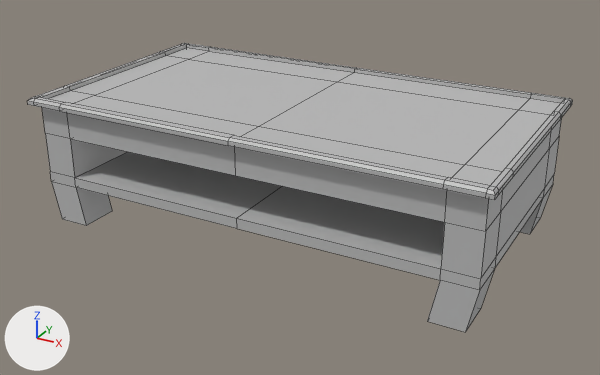
The FBX model Assets/Models/Static Mesh/STM_CoffeeTable.fbx as it was, and as the next commit left it.
Before and after are seen from a 50 mm lens placed at (1.93, -3.52, 1.5), pointed at (0.02, -0.05, -0.23). Lighting does not change. The marker at lower left points along +X, +Y and +Z. Mesh edges are drawn as thin lines. Where no turn or scale is listed for an object, it has been applied to the vertices. Vertices at the same position are counted once.

The older version as bpy lines, for what is in view:
```python
me_mesh = bpy.data.meshes.new('Mesh')
me_mesh.from_pydata(...)  # 178 vertices, 182 faces; spans x -1.21..1.2, y -0.67..0.66, z -0.44..0.23
me_mesh.materials.append(mat_lambert1)  # grey #bcbcbc
ob_pcube84 = bpy.data.objects.new('pCube84', me_mesh)
ob_pcube84.location = (0.0, 0.0, 0.0)
```
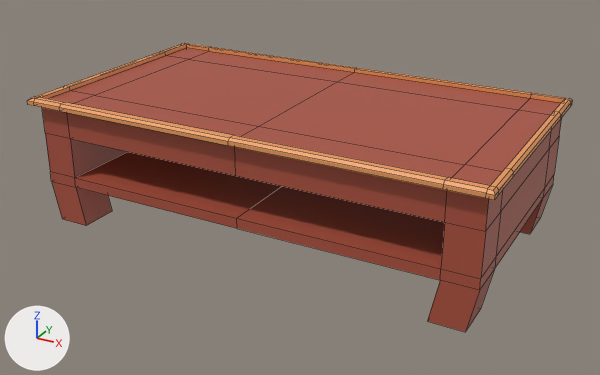
Boxes [x1, y1, x2, y2] around the edits, measured in the pictures (600 x 375 px):
part 1 of me_mesh, recoloured: [42, 48, 562, 332] in both
part 2 of me_mesh, recoloured (grey to orange): [27, 43, 573, 200] in both

What the commit changed:
Material 'EnvGold_3' (mat_envgold_3) is new.
Its base color is (0.826, 0.332, 0.112) (orange #ea9c5e).
Material 'EnvRed_4' (mat_envred_4) is new.
Its base color is (0.404, 0.0835, 0.0476) (red #aa523e).
me_mesh has 178 vertices, 182 faces and spans x -1.21..1.2, y -0.67..0.66, z -0.44..0.23.
me_mesh is used by ob_pcube84; location (0.0, 0.0, 0.0).
me_mesh part 1: 88 of the faces centred in x -1.19..1.18, y -0.62..0.62, z -0.44..0.21 switch from mat_lambert1 (grey #bcbcbc) to mat_envred_4 (red #aa523e).
me_mesh part 2: 94 of the faces centred in x -1.21..1.2, y -0.67..0.66, z 0.2..0.23 switch from mat_lambert1 (grey #bcbcbc) to mat_envgold_3 (orange #ea9c5e).
